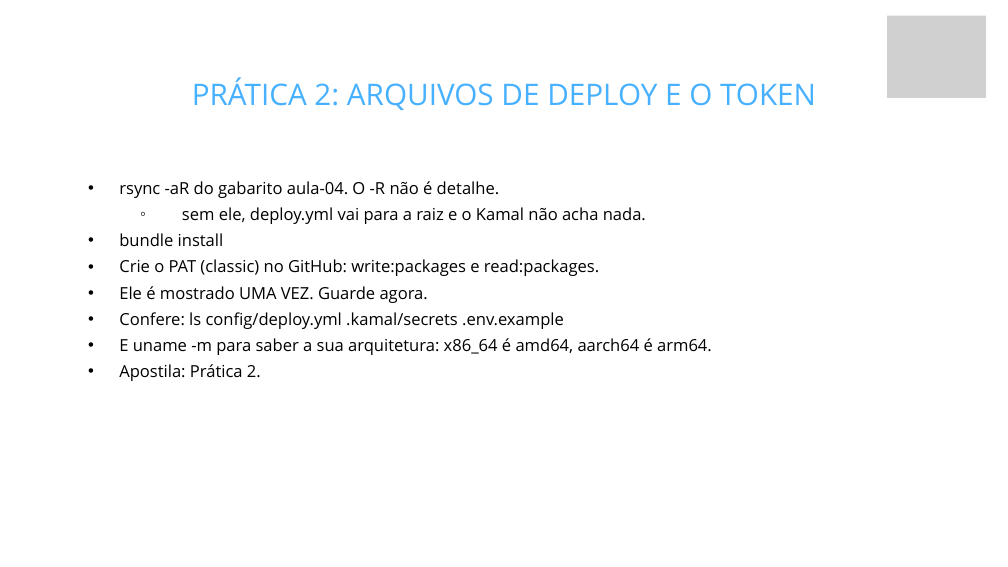
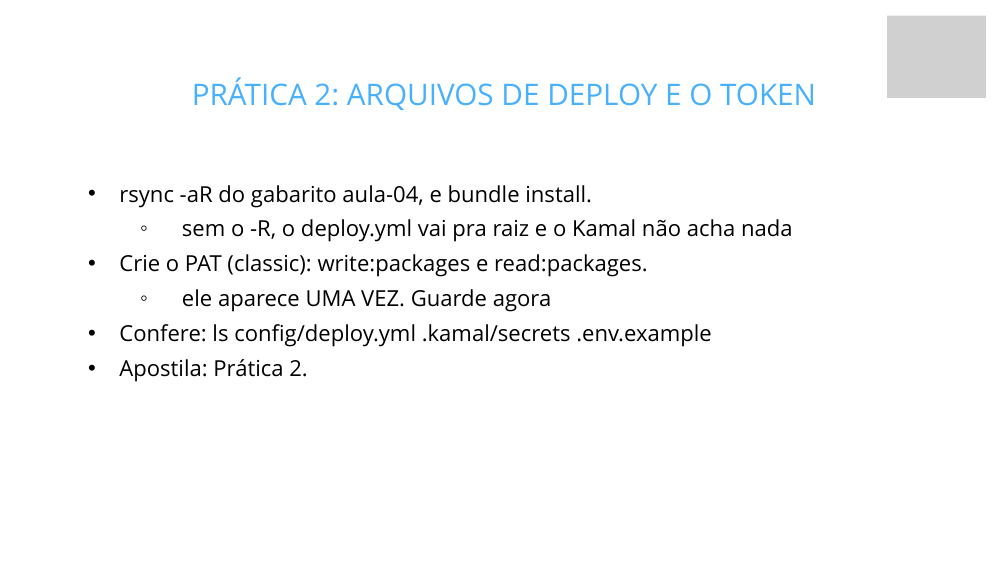
Before and after one commit to fabriciosiqueira08/capacitacao-gabarito, a slide deck: slide 26 of slides/build/aula-04-servidor-docker-kamal-e-deploy.pptx. Drawn at 1008x567 pixels with LibreOffice and Linux fonts; fonts in the diff are those of the drawing; grey boxes stand for pictures; background and template pictures are left out. Boxes give left, top, right and bottom in pixels: in the first picture for what was removed or moved away, otherwise in the second. Text is boxed around its words. In the diff, an @@ line names an element or a change of style, - is before the commit and + after.

Commit message:
Fecha a apostila e os decks para entrega
Última passada, atrás de duas coisas que nenhuma revisão anterior olhou: o que
as Aulas 1 a 3 prometem sobre a Aula 4, e o deck como artefato de projeção.

## Promessas que a Aula 4 não cumpre mais

Quatro slides da Aula 1 mandavam guardar coisas que nunca voltam:

- "Na Aula 4 vamos abrir e fechar portas na mão": o firewall foi para o
  apêndice quando o servidor virou a própria máquina.
- "Na Aula 4 você vai criar um desses registros" (DNS): hoje é /etc/hosts.
- "Na Aula 4 o deploy é autorizado para repo:SEU-USUARIO/SEU-REPO": isso é o
  subject do OIDC, que só existe no apêndice.
- "Na Aula 4, é o push que dispara o deploy": o push dispara o CI; o deploy é
  `kamal deploy`, na mão.

Esse é o tipo de erro que corrói confiança, porque o instrutor diz "guarde
isso" e o aluno espera três semanas por algo que não vem. Os quatro agora
descrevem o que a aula faz de verdade, e as duas versões da apostila também.

## O deck como coisa projetada

Dois slides da Aula 4 encolhiam a fonte para 45% para caber, o que é ilegível
numa projeção. Os dois tinham 8 bullets, porque fui acrescentando ao longo das
revisões. Enxugados para 6 e 7, e agora nenhum dos quatro decks emite aviso.

Também conferi a densidade: nenhum slide com 8 ou mais bullets em deck nenhum.

## Notas do apresentador

A cobertura estava desequilibrada: a Aula 1 tinha 32 slides com nota e a Aula
3, que é a mais conceitual, só 11.

Não escrevi nota para tudo, porque o roteiro já cobre bloco a bloco e isso
viraria ruído. Escrevi dez, nos slides em que quem apresenta trava de verdade:
os que têm demo ao vivo (Base64 no jwt.io, os dois e-mails lado a lado), os
que pedem condução socrática (as três respostas para o logout), os que têm
pergunta previsível ("e se o cache cair?"), e os que o roteiro manda cortar
quando atrasa (XSS e CSRF), onde a nota diz o que deixar dito antes de pular.

Conferi que elas chegaram no .pptx, e não só no YAML.

## Estado final

Quatro decks (69, 54, 66 e 62 slides), a apostila completa com capa e as dez
seções, o apêndice de nuvem, e os quatro roteiros. Contagem de slides,
referências entre deck e apostila, links e âncoras: tudo conferido por script.
Zero padrão de escrita de IA, zero travessão em prosa, zero resíduo das
versões antigas fora do apêndice, onde a VM é a da Azure e está correta.

```diff
--- a/slides/build/aula-04-servidor-docker-kamal-e-deploy.pptx
+++ b/slides/build/aula-04-servidor-docker-kamal-e-deploy.pptx
@@ text at [119, 185, 793, 312]: text changed; size 23.7 to 31.6 pt @@
-  • rsync -aR do gabarito aula-04. O -R não é detalhe.
-    ◦ sem ele, deploy.yml vai para a raiz e o Kamal não acha nada.
-  • bundle install
-  • Crie o PAT (classic) no GitHub: write:packages e read:packages.
-  • Ele é mostrado UMA VEZ. Guarde agora.
+  • rsync -aR do gabarito aula-04, e bundle install.
+    ◦ sem o -R, o deploy.yml vai pra raiz e o Kamal não acha nada
+  • Crie o PAT (classic): write:packages e read:packages.
+    ◦ ele aparece UMA VEZ. Guarde agora
@@ text at [119, 324, 712, 382]: size 23.7 to 31.6 pt in "Confere: ls config/deploy.yml .kamal/secrets .env.example", "Apostila: Prática 2."; line spacing 37.4pt to 49.9pt @@
@@ text at [119, 338, 712, 355]: paragraph removed @@
-  • E uname -m para saber a sua arquitetura: x86_64 é amd64, aarch64 é arm64.
```
Also in this commit, not shown: 1 other slide changed, 30 other files.
